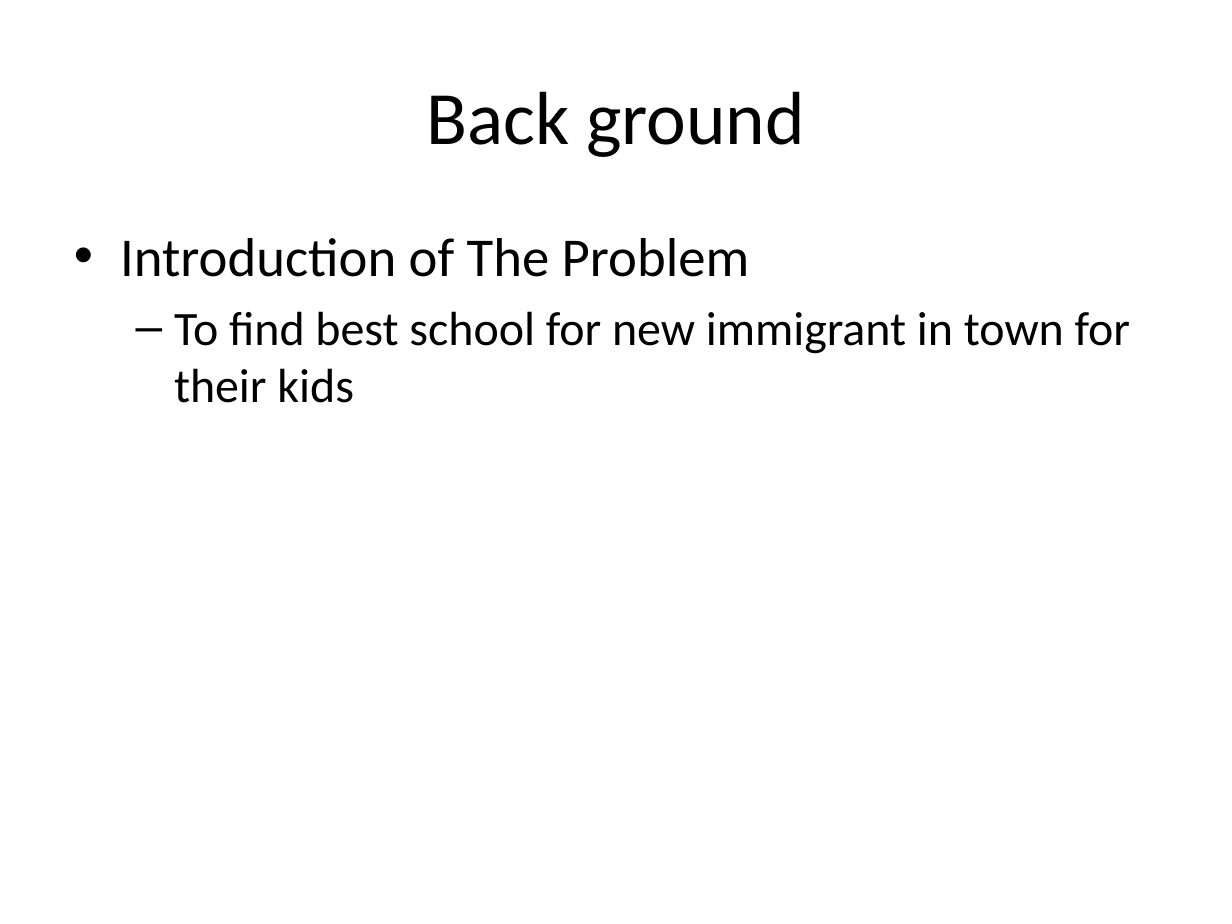
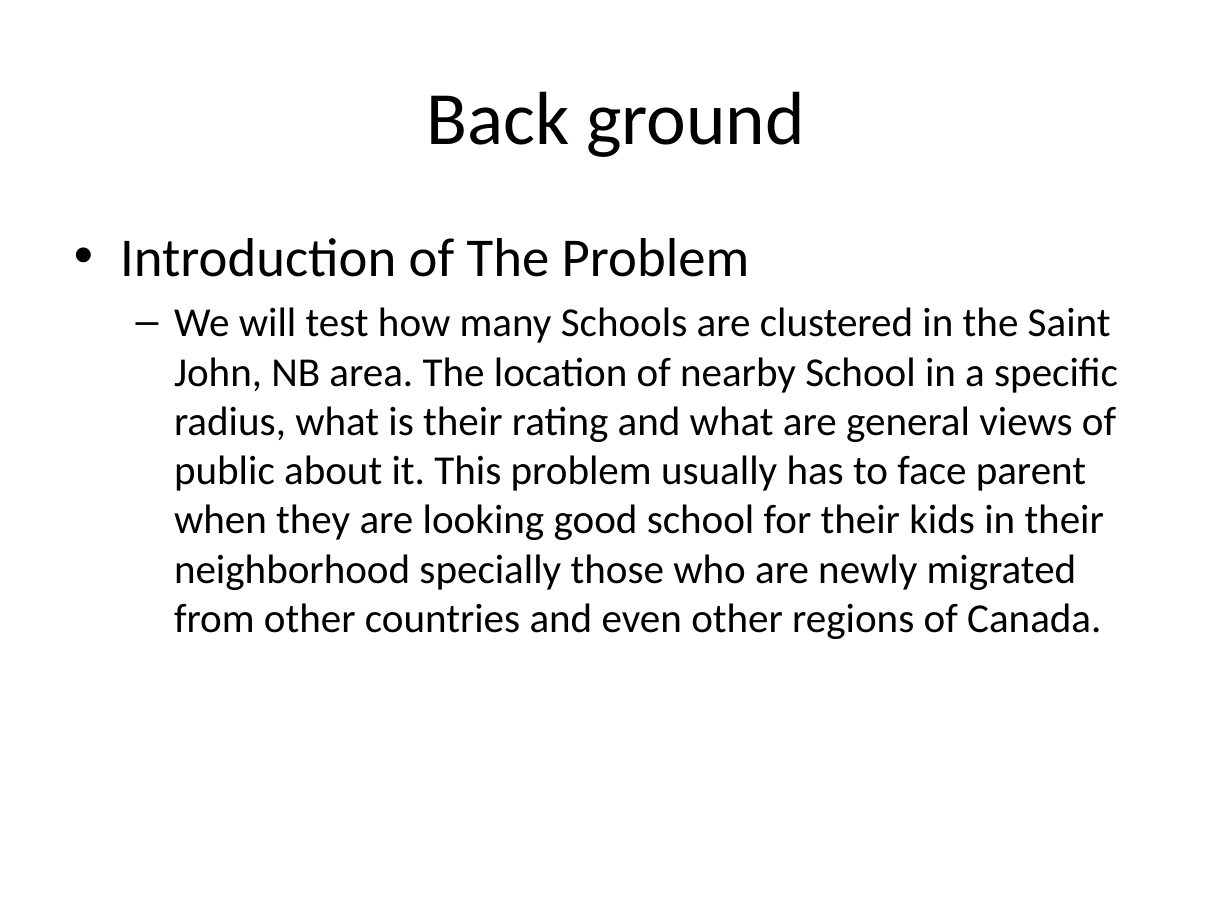
Before and after one commit to mirzanauman/capstone-project., a slide deck: slide 2 of Best School Finder.pptx. Drawn at 1232x924 pixels with LibreOffice and Linux fonts; fonts in the diff are those of the drawing. Boxes give left, top, right and bottom in pixels: in the first picture for what was removed or moved away, otherwise in the second. Text is boxed around its words. In the diff, an @@ line names an element or a change of style, - is before the commit and + after.

```diff
--- a/Best School Finder.pptx
+++ b/Best School Finder.pptx
@@ text at (174,307,1118,639): text changed; size 28 to 24 pt @@
-  – To find best school for new immigrant in town for their kids
+  – We will test how many Schools are clustered in the Saint John, NB area. The location of nearby School in a specific radius, what is their rating and what are general views of public about it. This problem usually has to face parent when they are looking good school for their kids in their neighborhood specially those who are newly migrated from other countries and even other regions of Canada.
```
Also in this commit, not shown: 1 other slide changed.
